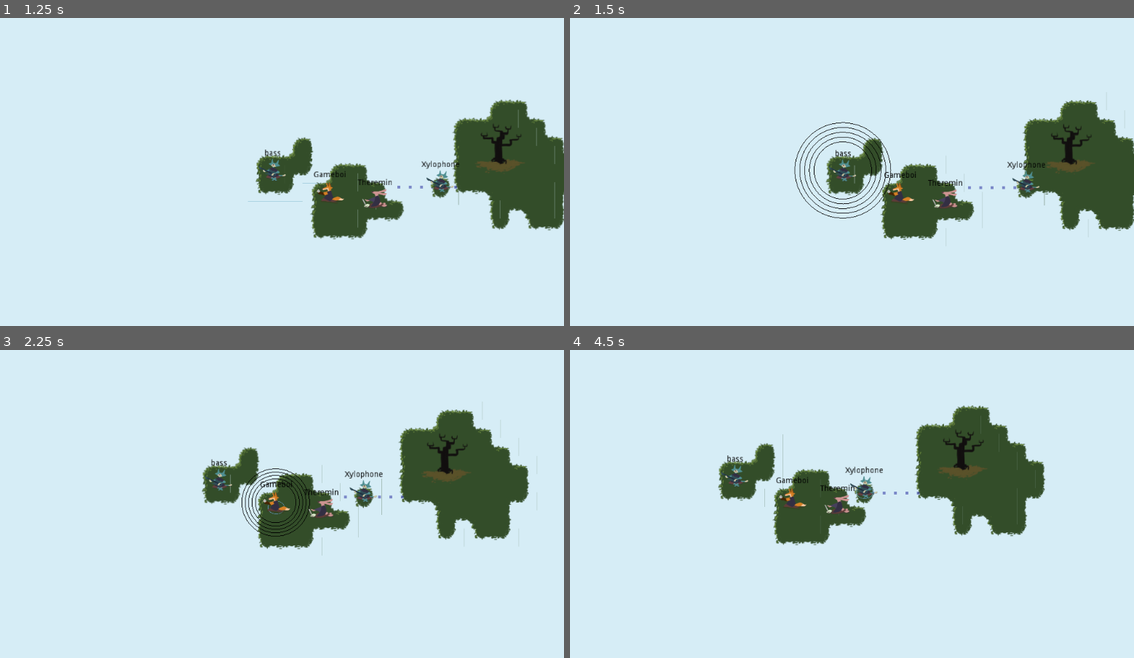
Above: before the commit, frames 1-4 (two rows, left to right).
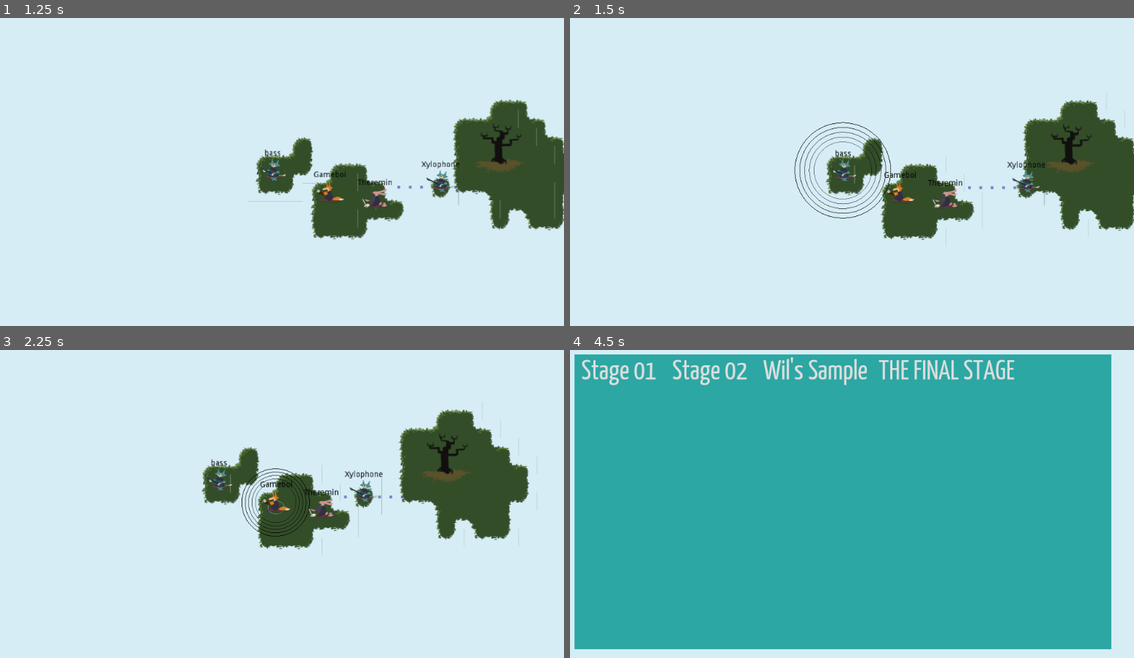
Above: after the commit, the same moments.

Repository: uspgamedev/skyjammers
Game: Godot game, scene res://menus/stage-selector/main.tscn
Two runs of this game, one before a commit and one after it. Both use one fixed random seed, a clock stepped at 60 frames per second and the inputs below. Sound files missing from this copy of the repository are replaced by a short silence.
Inputs:
- Up to frame 1 (1.25 s): click "Stage 01" at 0.5 s
- Up to frame 2 (1.5 s): tap Enter (ui_accept) at 1.25 s; hold Space (action_play) from 1.28 s (still down)
- Up to frame 3 (2.25 s): tap Enter (ui_accept) at 1.52 s; release Space (action_play) at 2.03 s; tap Space (action_play) at 2.1 s
- Up to frame 4 (4.5 s): tap Enter (ui_accept) at 2.27, 3.77 s; hold Space (action_play) 2.78-3.53 s; tap Space (action_play) at 3.6 s; hold Space (action_play) from 4.28 s (still down)

Frame 1 is identical in both runs. In frame 2, 0.3% of the frame differs, in the area x 40-56%, y 35-64%; in frame 3, 0.1%; in frame 4, 90%, in the area x 0-96%, y 1-98%.

Commit message:
Add rectangle wave on xylophone

Diff:
--- a/game/Instruments/Bass/BassWaveShape.gd
+++ b/game/Instruments/Bass/BassWaveShape.gd
@@ -29,8 +29,8 @@
 	draw_line(line_origin, line_end, color, line_width)
 
 func _draw():
-	draw_line_circle(Vector2(0,0), Vector2(radius,radius), Color(0,0,0,1), .3)
-	draw_line_circle(Vector2(0,0), Vector2(radius*.9,radius*.9), Color(0,0,0,1), .3)
-	draw_line_circle(Vector2(0,0), Vector2(radius*.8,radius*.8), Color(0,0,0,1), .3)
-	draw_line_circle(Vector2(0,0), Vector2(radius*.7,radius*.7), Color(0,0,0,1), .3)
-	draw_line_circle(Vector2(0,0), Vector2(radius*.6,radius*.6), Color(0,0,0,1), .3)
+	draw_line_circle(Vector2(0,0), Vector2(radius,radius), Color(0,0,0,.9), .3)
+	draw_line_circle(Vector2(0,0), Vector2(radius*.9,radius*.9), Color(0,0,0,.8), .3)
+	draw_line_circle(Vector2(0,0), Vector2(radius*.8,radius*.8), Color(0,0,0,.7), .3)
+	draw_line_circle(Vector2(0,0), Vector2(radius*.7,radius*.7), Color(0,0,0,.6), .3)
+	draw_line_circle(Vector2(0,0), Vector2(radius*.6,radius*.6), Color(0,0,0,.5), .3)
--- a/game/Instruments/Instrument.tscn
+++ b/game/Instruments/Instrument.tscn
@@ -18,7 +18,7 @@
 custom_solver_bias = 0.0
 radius = 10.0
 
-[node name="Instrument" type="KinematicBody2D" index="0" groups=[
+[node name="Instrument" type="KinematicBody2D" groups=[
 "bards",
 ]]
 
--- a/game/Instruments/Xylophone/Xylophone.tscn
+++ b/game/Instruments/Xylophone/Xylophone.tscn
@@ -1,11 +1,37 @@
-[gd_scene load_steps=5 format=2]
+[gd_scene load_steps=7 format=2]
 
 [ext_resource path="res://Instruments/Instrument.tscn" type="PackedScene" id=1]
-[ext_resource path="res://assets/sound/xylophone_riff.wav" type="AudioStream" id=2]
-[ext_resource path="res://assets/sound/xylophone_riff2.wav" type="AudioStream" id=3]
-[ext_resource path="res://assets/sound/xylophone_sfx.wav" type="AudioStream" id=4]
+[ext_resource path="res://Instruments/Xylophone/XylophoneWaveShape.gd" type="Script" id=2]
+[ext_resource path="res://assets/sound/xylophone_riff.wav" type="AudioStream" id=3]
+[ext_resource path="res://assets/sound/xylophone_riff2.wav" type="AudioStream" id=4]
+[ext_resource path="res://assets/sound/xylophone_sfx.wav" type="AudioStream" id=5]
+
+[sub_resource type="RectangleShape2D" id=1]
+
+custom_solver_bias = 0.0
+extents = Vector2( 25, 10 )
 
 [node name="Xylophone" instance=ExtResource( 1 )]
+
+[node name="SoundWaveShape" parent="." index="3"]
+
+shape = SubResource( 1 )
+script = ExtResource( 2 )
+
+[node name="Polygon2D" type="Polygon2D" parent="SoundWaveShape" index="0"]
+
+polygon = PoolVector2Array( 0, 0, 0, 0, 0, 0, 0, 0 )
+uv = PoolVector2Array(  )
+color = Color( 1, 1, 1, 1 )
+vertex_colors = PoolColorArray(  )
+offset = Vector2( 0, 0 )
+antialiased = false
+texture = null
+texture_offset = Vector2( 0, 0 )
+texture_scale = Vector2( 1, 1 )
+texture_rotation_degrees = 0.0
+invert_enable = false
+invert_border = 100.0
 
 [node name="Label" type="Label" parent="." index="4"]
 
--- /dev/null
+++ b/game/Instruments/Xylophone/XylophoneWaveShape.gd
@@ -0,0 +1,19 @@
+extends CollisionShape2D
+
+var is_active = false
+var fix_size = 2
+
+func _ready():
+	pass
+
+func _process(delta):
+	if is_active:
+		update()
+
+
+func _draw():
+	draw_rect(Rect2(fix_size*Vector2(-10,-5), fix_size*Vector2(20,10)), Color(0,0,0,.9), false)
+	draw_rect(Rect2(fix_size*Vector2(-10,-5)*.8, fix_size*Vector2(20,10)*.8), Color(0,0,0,.8), false)
+	draw_rect(Rect2(fix_size*Vector2(-10,-5)*.6, fix_size*Vector2(20,10)*.6), Color(0,0,0,.7), false)
+	draw_rect(Rect2(fix_size*Vector2(-10,-5)*.4, fix_size*Vector2(20,10)*.4), Color(0,0,0,.6), false)
+	draw_rect(Rect2(fix_size*Vector2(-10,-5)*.2, fix_size*Vector2(20,10)*.2), Color(0,0,0,.5), false)
--- /dev/null
+++ b/game/test/xylo_test.tscn
@@ -0,0 +1,13 @@
+[gd_scene load_steps=3 format=2]
+
+[ext_resource path="res://stages/base.tscn" type="PackedScene" id=1]
+[ext_resource path="res://Instruments/Xylophone/Xylophone.tscn" type="PackedScene" id=2]
+
+[node name="Stage" index="0" instance=ExtResource( 1 )]
+
+initial_bard_path = NodePath("Instruments/Xylophone")
+
+[node name="Xylophone" parent="Instruments" index="0" instance=ExtResource( 2 )]
+
+growth = 30.0
+duration = 3.0
Not shown: 1 places in game/Instruments/Xylophone/Xylophone.tscn that only renumber resources
